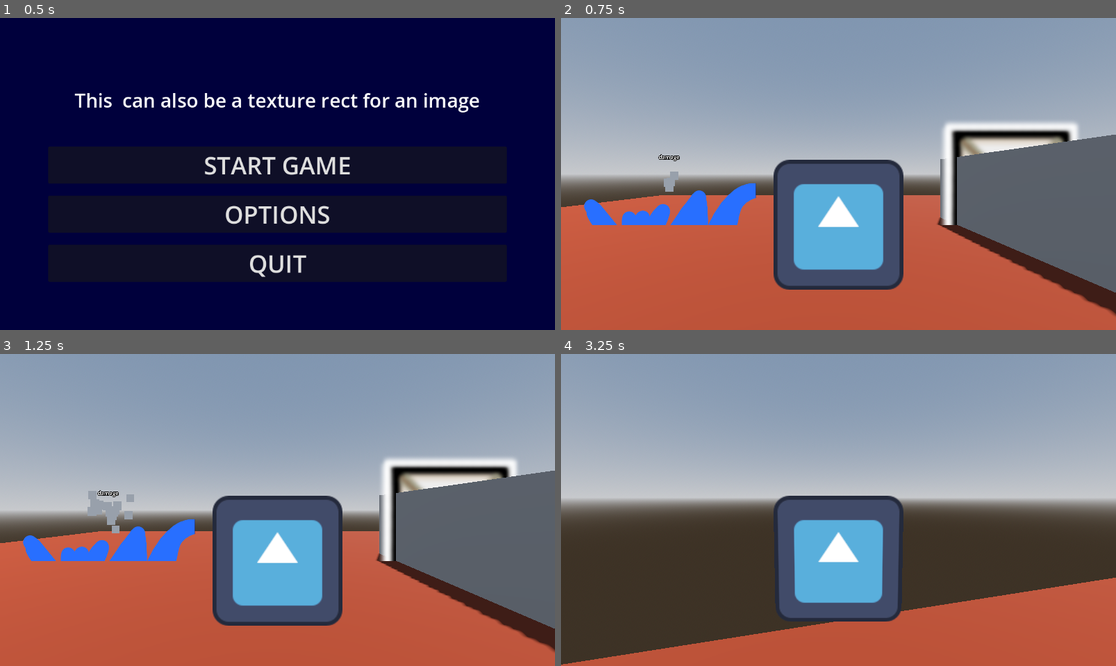
Above: before the commit, frames 1-4 (two rows, left to right).
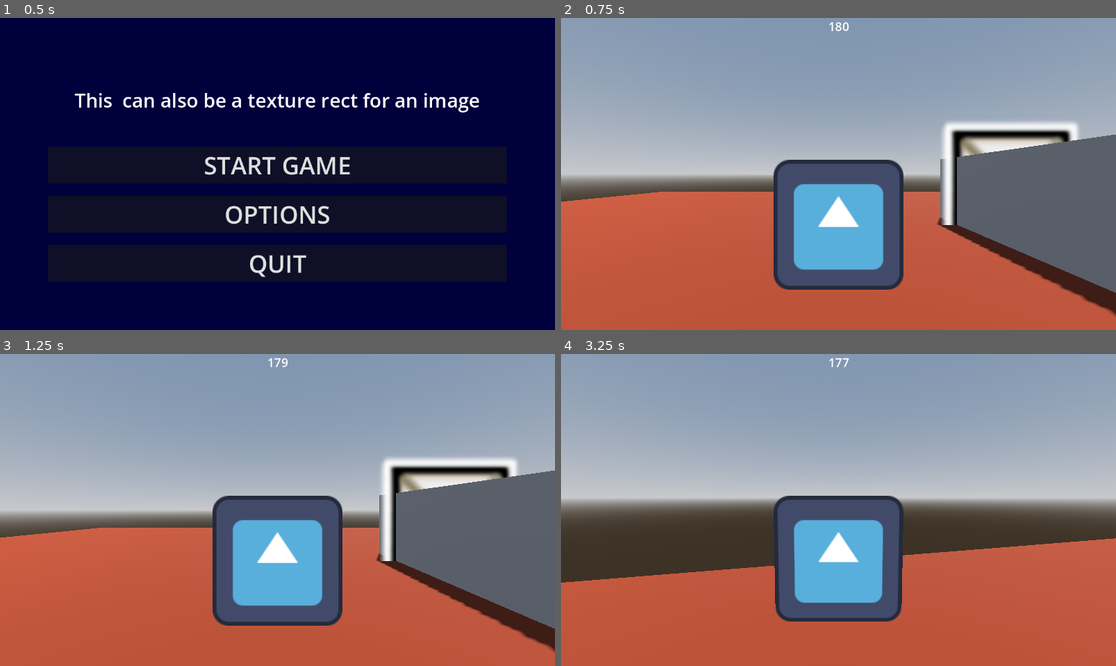
Above: after the commit, the same moments.

Repository: MitchellOpitz/Do-you-WANNA-Jam-2025
Game: Godot game, scene res://scenes/title_screen.tscn
Same seed, same stepped clock (60 frames per second), same inputs: the game is played once before the commit and once after it. The engine's default icon, where the game draws it, is replaced by a stand-in: a white triangle on a blue panel in a dark square.
Inputs (mouse positions are in pixels of both pictures, inside the frame that each line leads up to):
- Up to frame 1 (0.5 s): no input
- Up to frame 2 (0.75 s): click "START GAME" at 0.5 s
- Up to frame 3 (1.25 s): no input
- Up to frame 4 (3.25 s): move the mouse to (866, 510) at 1.27 s; hold E (interact) 1.28-2.03 s; hold W (forward) from 1.28 s (still down); tap Space (jump) at 1.52, 2.27 s; move the mouse to (810, 510) at 2.02 s; tap E (interact) at 2.1, 3.05 s; move the mouse to (849, 503) at 2.77 s; hold Shift (sprint) from 2.78 s (still down)

Frame 1 is identical in both runs. In frame 2, 2.5% of the frame differs, in the area x 0-100%, y 1-88%; in frame 3, 2.7%; in frame 4, 15%, in the area x 0-100%, y 1-100%.

Commit message:
Gameloop finished.
Countdown timer for the ship's travel.
Random spawning for ship damage.
Lose condition for if too much damage.
Game over screen.

Diff:
--- /dev/null
+++ b/Resources/damage_particles.tscn
@@ -0,0 +1,22 @@
+[gd_scene load_steps=4 format=3 uid="uid://6348bgso6eix"]
+
+[sub_resource type="ParticleProcessMaterial" id="ParticleProcessMaterial_qdiqf"]
+angle_min = 1.07288e-05
+angle_max = 1.07288e-05
+direction = Vector3(0, 1, 0)
+spread = 25.0
+flatness = 0.25
+initial_velocity_min = 3.0
+initial_velocity_max = 5.0
+
+[sub_resource type="StandardMaterial3D" id="StandardMaterial3D_k7bpr"]
+billboard_mode = 1
+
+[sub_resource type="QuadMesh" id="QuadMesh_tt0et"]
+material = SubResource("StandardMaterial3D_k7bpr")
+size = Vector2(0.25, 0.25)
+
+[node name="GPUParticles3D" type="GPUParticles3D" groups=["particles"]]
+amount = 25
+process_material = SubResource("ParticleProcessMaterial_qdiqf")
+draw_pass_1 = SubResource("QuadMesh_tt0et")
--- a/Resources/patch_res.tres
+++ b/Resources/patch_res.tres
@@ -7,7 +7,7 @@
 [resource]
 script = ExtResource("2_mmfbg")
 use_timer = true
-max_quantity = 2
+max_quantity = 3
 event_name = "patch"
 event_requirements = {
 "fabric": 1,
--- a/scenes/world.tscn
+++ b/scenes/world.tscn
@@ -6,7 +6,6 @@
 [ext_resource type="Resource" uid="uid://cgqn2dhlhffg0" path="res://Resources/honey_res.tres" id="4_eprto"]
 [ext_resource type="Resource" uid="uid://comfbp8v51c0r" path="res://Resources/gum_res.tres" id="5_1dir0"]
 [ext_resource type="Resource" uid="uid://c70t1iwfuenq7" path="res://Resources/fabric_res.tres" id="6_ru1gb"]
-[ext_resource type="Resource" uid="uid://bhwy0o6skkpm0" path="res://Resources/damage_res.tres" id="7_80wlw"]
 [ext_resource type="Resource" uid="uid://cf5psk0e4gna3" path="res://Resources/patch_res.tres" id="8_51gci"]
 
 [sub_resource type="ParticleProcessMaterial" id="ParticleProcessMaterial_qdiqf"]
@@ -38,7 +37,7 @@
 tonemap_mode = 2
 
 [sub_resource type="PlaneMesh" id="PlaneMesh_7is7r"]
-size = Vector2(25, 25)
+size = Vector2(30, 30)
 
 [sub_resource type="StandardMaterial3D" id="StandardMaterial3D_pr81g"]
 albedo_color = Color(0.39, 0.1365, 0, 1)
@@ -108,21 +107,56 @@
 transform = Transform3D(1, 0, 0, 0, 1, 0, 0, 0, 1, 5, 1, -4)
 event_data = ExtResource("6_ru1gb")
 
-[node name="Damage" parent="ResourceEvents" instance=ExtResource("2_slnt2")]
-transform = Transform3D(1, 0, 0, 0, 1, 0, 0, 0, 1, -5, 1, -4)
-event_data = ExtResource("7_80wlw")
-
-[node name="GPUParticles3D" type="GPUParticles3D" parent="ResourceEvents/Damage" groups=["particles"]]
-amount = 25
-process_material = SubResource("ParticleProcessMaterial_qdiqf")
-draw_pass_1 = SubResource("QuadMesh_tt0et")
-
 [node name="Patch" parent="ResourceEvents" instance=ExtResource("2_slnt2")]
 transform = Transform3D(1, 0, 0, 0, 1, 0, 0, 0, 1, 10, 1, 0)
 event_data = ExtResource("8_51gci")
 
+[node name="TravelTimer" type="Timer" parent="."]
+wait_time = 180.0
+one_shot = true
+autostart = true
+
+[node name="Label" type="Label" parent="TravelTimer"]
+anchors_preset = 5
+anchor_left = 0.5
+anchor_right = 0.5
+offset_left = -20.0
+offset_right = 20.0
+offset_bottom = 23.0
+grow_horizontal = 2
+size_flags_vertical = 0
+theme_override_font_sizes/font_size = 25
+
+[node name="DamageTimer" type="Timer" parent="."]
+one_shot = true
+
+[node name="Damages" type="Node3D" parent="."]
+
+[node name="EndScreen" type="CanvasLayer" parent="."]
+visible = false
+
+[node name="Background" type="ColorRect" parent="EndScreen"]
+anchors_preset = 15
+anchor_right = 1.0
+anchor_bottom = 1.0
+grow_horizontal = 2
+grow_vertical = 2
+color = Color(0, 0, 0.235294, 1)
+
+[node name="Label" type="Label" parent="EndScreen"]
+anchors_preset = 15
+anchor_right = 1.0
+anchor_bottom = 1.0
+grow_horizontal = 2
+grow_vertical = 2
+theme_override_font_sizes/font_size = 50
+text = "temp"
+horizontal_alignment = 1
+vertical_alignment = 1
+
 [connection signal="completed_interaction" from="ResourceEvents/Honey" to="." method="_on_event_completed"]
 [connection signal="completed_interaction" from="ResourceEvents/Gum" to="." method="_on_event_completed"]
 [connection signal="completed_interaction" from="ResourceEvents/Fabric" to="." method="_on_event_completed"]
-[connection signal="completed_interaction" from="ResourceEvents/Damage" to="." method="_on_damage_completed_interaction"]
 [connection signal="completed_interaction" from="ResourceEvents/Patch" to="." method="_on_event_completed"]
+[connection signal="timeout" from="TravelTimer" to="." method="_on_travel_timer_timeout"]
+[connection signal="timeout" from="DamageTimer" to="." method="_on_damage_timer_timeout"]
--- a/scripts/event_area.gd
+++ b/scripts/event_area.gd
@@ -93,7 +93,6 @@
 	return true
 
 
-
 func _on_info_timer_timeout() -> void:
 	$Info.text = event_data.event_name
 
--- a/scripts/world.gd
+++ b/scripts/world.gd
@@ -1,4 +1,19 @@
 extends Node3D
+
+const EVENT_AREA = preload("res://scenes/event_area.tscn")
+const DAMAGE_PARTICLES = preload("res://Resources/damage_particles.tscn")
+const DAMAGE_RES = preload("res://Resources/damage_res.tres")
+
+@onready var rng = RandomNumberGenerator.new()
+@onready var damage_timer: Timer = $DamageTimer
+@onready var damages: Node3D = $Damages
+@onready var countdown: Label = $TravelTimer/Label
+@onready var travel_timer: Timer = $TravelTimer
+
+
+var damage_spawn_x = Vector2(-15, 15)
+var damage_spawn_y = 1
+var damage_spawn_z = Vector2(-15, 15)
 
 func _ready() -> void:
 	test_events()
@@ -8,6 +23,18 @@
 
 	# It's important to copy any particle created to this node to properly take advantage of loading.
 	$ParticlesToLoad.queue_free()
+
+
+func _process(_delta: float) -> void:
+	countdown.text = str(round(travel_timer.time_left))
+	if damage_timer.is_stopped():
+		damage_timer.wait_time = rng.randi_range(10, 30)
+		damage_timer.start()
+	if damages.get_child_count() >= 5:
+		# Super temporary game over screen.
+		$EndScreen/Label.text = "You lose! Too much damage!"
+		$EndScreen.show()
+		get_tree().paused = true
 
 
 func _on_event_completed(event_data : EventResource, _node_reference : EventArea) -> void:
@@ -40,3 +67,27 @@
 					for key in c.event_data.event_requirements.keys():
 						if c.event_data.event_requirements[key] == 0:
 							push_warning(str(c.get_path()) + " " + key + " requires 0. Double check this.")
+
+
+func _on_travel_timer_timeout() -> void:
+	# super temporary game over screen.
+	$EndScreen/Label.text = "You win! Yo ho ho!"
+	$EndScreen.show()
+	get_tree().paused = true
+
+
+func _on_damage_timer_timeout() -> void:
+	# Where we spawn new damage
+	var new_damage = EVENT_AREA.instantiate()
+	new_damage.event_data = DAMAGE_RES
+	new_damage.completed_interaction.connect(_on_damage_completed_interaction)
+	var new_particles = DAMAGE_PARTICLES.instantiate()
+	new_damage.add_child(new_particles)
+
+	#pick random position
+	var rand_position = Vector3()
+	rand_position.x = rng.randf_range(damage_spawn_x.x, damage_spawn_x.y)
+	rand_position.y = damage_spawn_y
+	rand_position.z = rng.randf_range(damage_spawn_z.x, damage_spawn_z.y)
+	$Damages.add_child(new_damage)
+	new_damage.global_position = rand_position
Not shown: 1 places in scenes/world.tscn that only renumber resources
